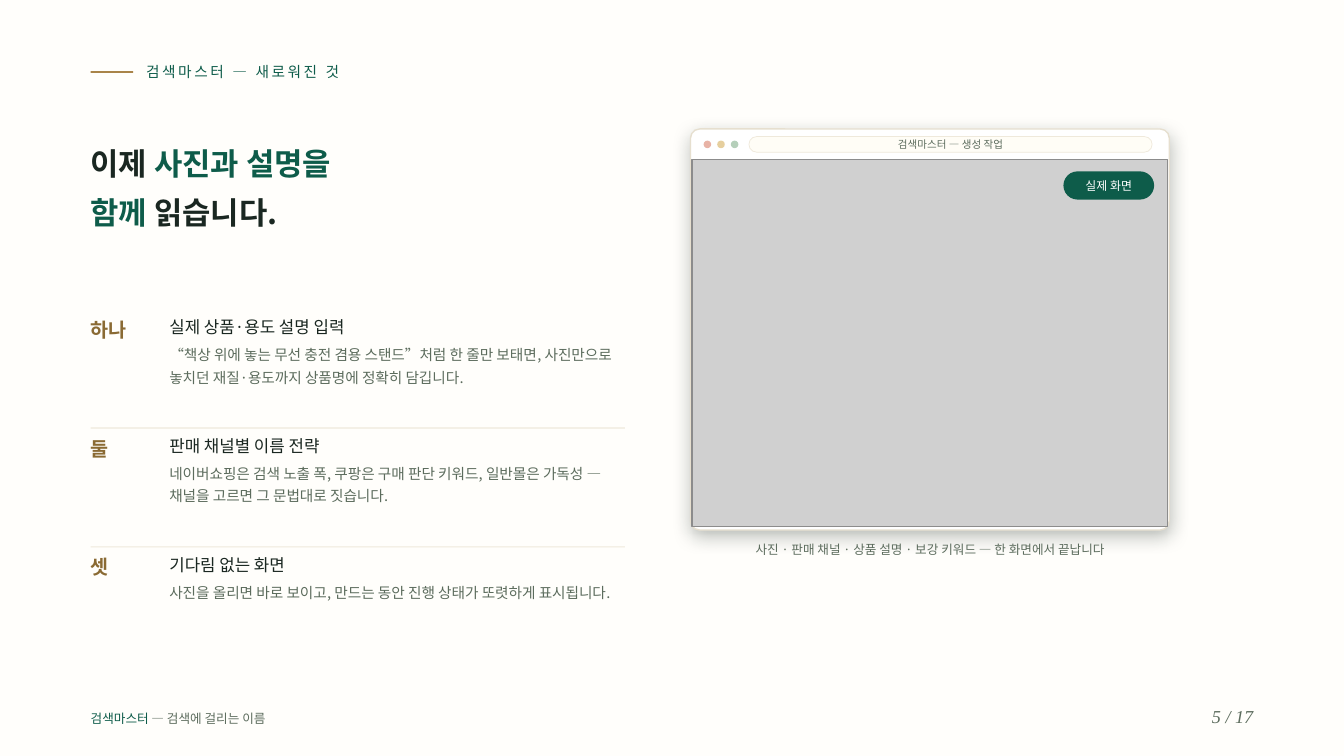
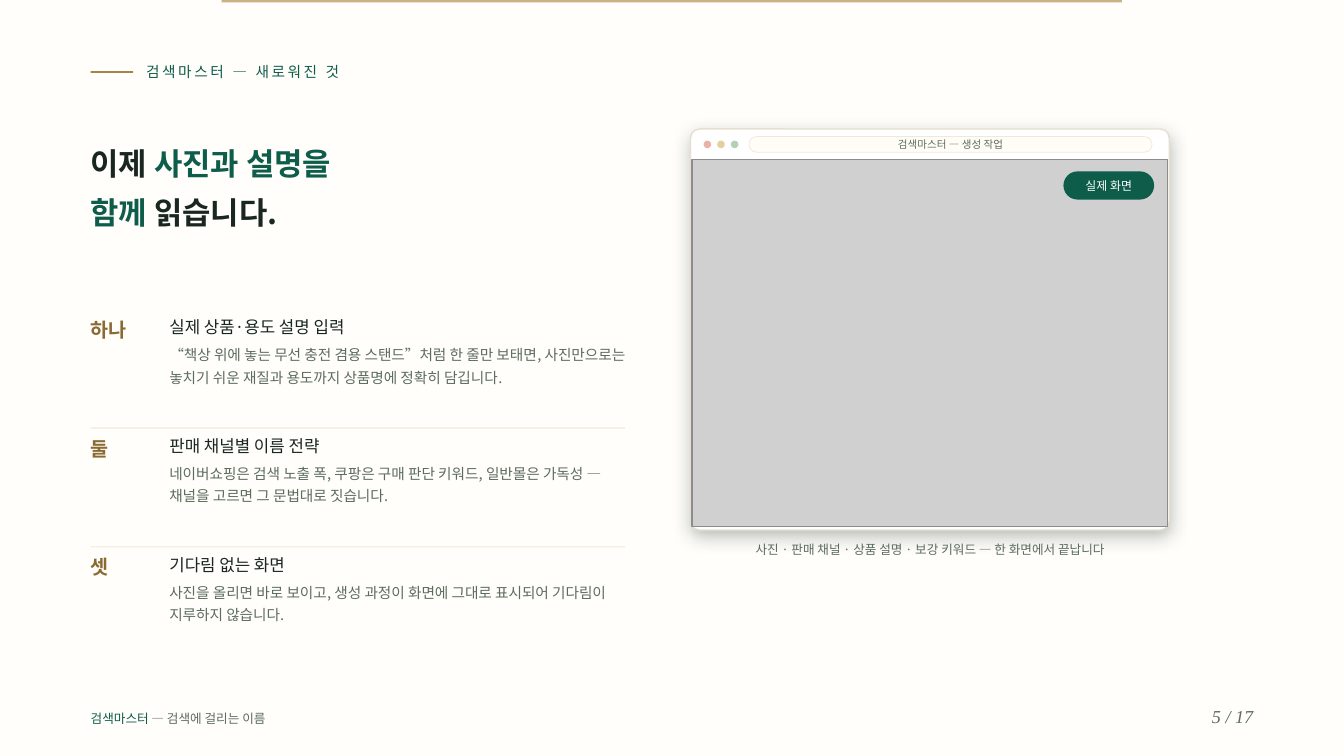
Before and after one commit to ramiteacher/searchmaster-x-freecanvas, a slide deck: slide 5 of slides.pptx. Drawn at 1344x756 pixels with LibreOffice and Linux fonts; fonts in the diff are those of the drawing; grey boxes stand for pictures. Boxes give left, top, right and bottom in pixels: in the first picture for what was removed or moved away, otherwise in the second. Text is boxed around its words. In the diff, an @@ line names an element or a change of style, - is before the commit and + after.

```diff
--- a/slides.pptx
+++ b/slides.pptx
@@ rectangle added at [222, 0, 1122, 2], fill #C9B287 @@
@@ text at [169, 348, 626, 384]: text changed @@
-“책상 위에 놓는 무선 충전 겸용 스탠드”처럼 한 줄만 보태면, 사진만으로 놓치던 재질·용도까지 상품명에 정확히 담깁니다.
+“책상 위에 놓는 무선 충전 겸용 스탠드”처럼 한 줄만 보태면, 사진만으로는 놓치기 쉬운 재질과 용도까지 상품명에 정확히 담깁니다.
@@ text at [169, 586, 606, 621]: text changed @@
-사진을 올리면 바로 보이고, 만드는 동안 진행 상태가 또렷하게 표시됩니다.
+사진을 올리면 바로 보이고, 생성 과정이 화면에 그대로 표시되어 기다림이 지루하지 않습니다.
```
Also in this commit, not shown: 16 other slides changed, 1 other file.
